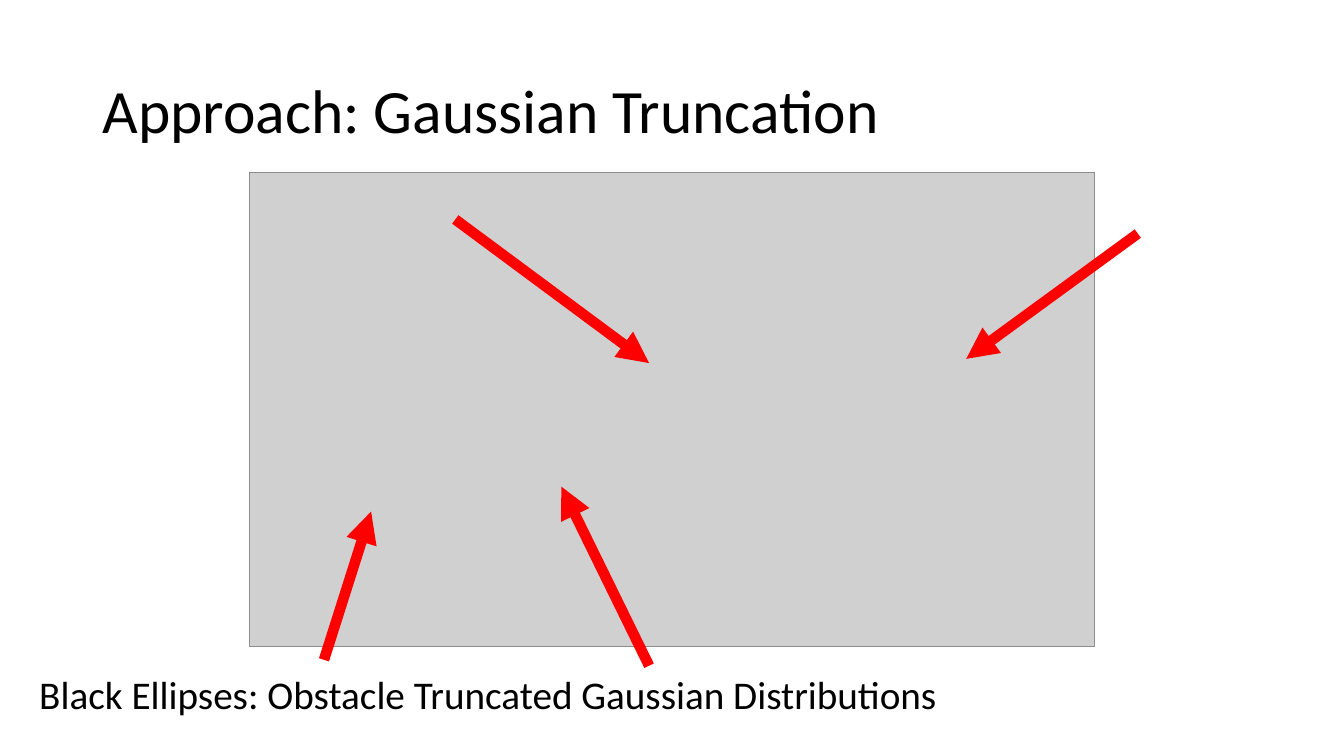
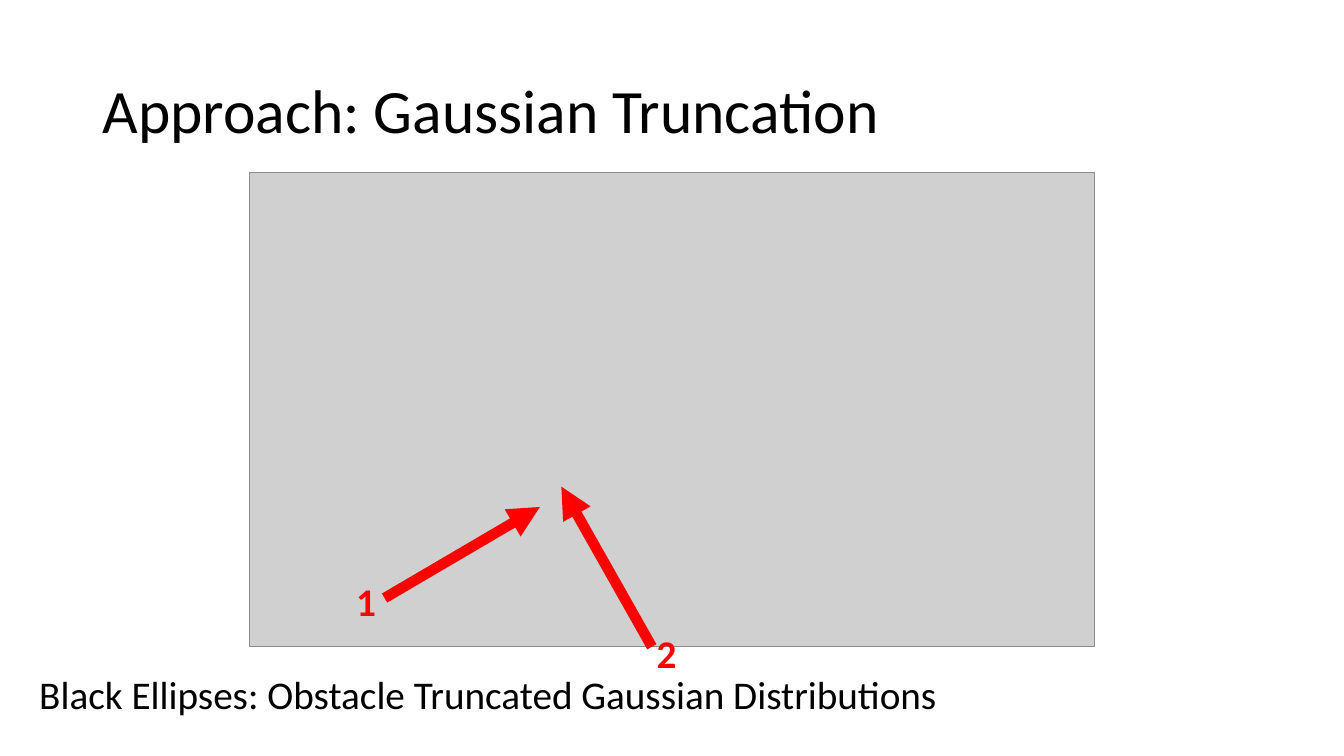
Before and after one commit to ajaayc/Probability-of-Collision-for-Safe-Planning, a slide deck: slide 13 of workshop_4.4.18/workshop_4.4.pptx. Drawn at 1344x756 pixels with LibreOffice and Linux fonts; fonts in the diff are those of the drawing; grey boxes stand for pictures. Boxes give left, top, right and bottom in pixels: in the first picture for what was removed or moved away, otherwise in the second. Text is boxed around its words. In the diff, an @@ line names an element or a change of style, - is before the commit and + after.

```diff
--- a/workshop_4.4.18/workshop_4.4.pptx
+++ b/workshop_4.4.18/workshop_4.4.pptx
@@ arrow removed from (456, 220) to (649, 363) @@
@@ arrow removed from (1138, 234) to (967, 359) @@
@@ arrow moved from (324, 660) - (371, 512) to (385, 598) - (540, 507) @@
@@ arrow moved from (649, 665) - (562, 487) to (652, 647) - (562, 487) @@
@@ text added at [356,590,376,616], 28 pt, text #FF0000, bold @@
+1
@@ text added at [657,635,677,678], 28 pt, text #FF0000, bold @@
+2
```
Also in this commit, not shown: 2 other slides changed, 4 slides added, 1 other file.
